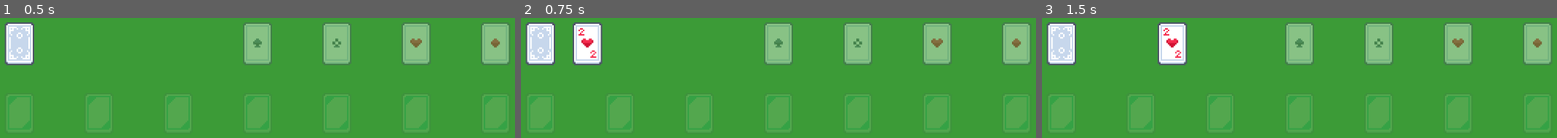
Above: before the commit, frames 1-3 (left to right).
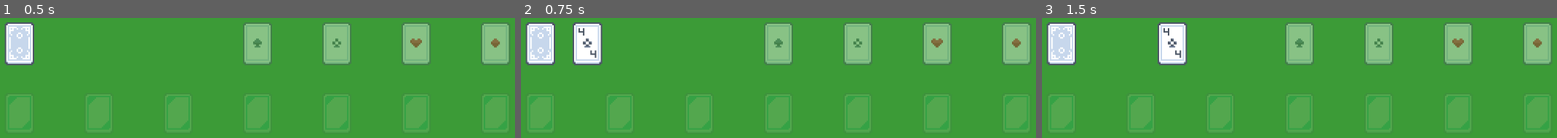
Above: after the commit, the same moments.

Repository: w-dib/Solitaire
Game: Godot game, scene res://scenes/world.tscn
Same seed, same stepped clock (60 frames per second), same inputs: the game is played once before the commit and once after it.
Inputs (mouse positions are in pixels of both pictures, inside the frame that each line leads up to):
- Up to frame 1 (0.5 s): no input
- Up to frame 2 (0.75 s): tap Enter at 0.5 s; drag from (541, 43) to (778, 43) at 0.52 s
- Up to frame 3 (1.5 s): tap Space at 1.25 s; drag from (1108, 43) to (1299, 43) at 1.27 s

Frame 1 is identical in both runs. In frame 2, 0.3% of the frame differs, in the area x 11-15%, y 8-34%; in frame 3, 0.3%.

Commit message:
tableau kind of works.

Diff:
--- a/scenes/card.tscn
+++ b/scenes/card.tscn
@@ -8,7 +8,7 @@
 size = Vector2(20, 28)
 
 [node name="Card" type="Area2D" groups=["Card"]]
-collision_mask = 6
+collision_mask = 7
 script = ExtResource("1_6u4wf")
 metadata/_edit_group_ = true
 
--- a/scenes/tableau_pile.tscn
+++ b/scenes/tableau_pile.tscn
@@ -7,7 +7,7 @@
 size = Vector2(20, 28)
 
 [node name="TableauPile" type="Area2D"]
-collision_layer = 2
+collision_layer = 4
 script = ExtResource("1_hultt")
 
 [node name="Sprite2D" type="Sprite2D" parent="."]
--- a/scenes/world.tscn
+++ b/scenes/world.tscn
@@ -9,6 +9,7 @@
 [ext_resource type="Texture2D" uid="uid://bv6duwltksr8k" path="res://assets/images/kenney-playing-cards-pack/card_hearts_suit.png" id="7_e3hyu"]
 [ext_resource type="Texture2D" uid="uid://dn2e1wvw78mic" path="res://assets/images/kenney-playing-cards-pack/card_diamonds_suit.png" id="8_q5onr"]
 [ext_resource type="PackedScene" uid="uid://c7u2023nyf0po" path="res://scenes/tableau_pile.tscn" id="9_7r4gi"]
+[ext_resource type="Script" path="res://scripts/tableau.gd" id="9_w7kh3"]
 
 [sub_resource type="RectangleShape2D" id="RectangleShape2D_jhx03"]
 size = Vector2(20, 28)
@@ -109,27 +110,34 @@
 unique_name_in_owner = true
 position = Vector2(32, 0)
 
-[node name="TableauPiles" type="Node2D" parent="."]
+[node name="Tableau" type="Node2D" parent="."]
+script = ExtResource("9_w7kh3")
 
-[node name="TableauPile" parent="TableauPiles" groups=["Tableau"] instance=ExtResource("9_7r4gi")]
+[node name="TableauPile" parent="Tableau" groups=["Tableau"] instance=ExtResource("9_7r4gi")]
 position = Vector2(36, 72)
 
-[node name="TableauPile2" parent="TableauPiles" groups=["Tableau"] instance=ExtResource("9_7r4gi")]
+[node name="TableauPile2" parent="Tableau" groups=["Tableau"] instance=ExtResource("9_7r4gi")]
 position = Vector2(90, 72)
+pile = 1
 
-[node name="TableauPile3" parent="TableauPiles" groups=["Tableau"] instance=ExtResource("9_7r4gi")]
+[node name="TableauPile3" parent="Tableau" groups=["Tableau"] instance=ExtResource("9_7r4gi")]
 position = Vector2(144, 72)
+pile = 2
 
-[node name="TableauPile4" parent="TableauPiles" groups=["Tableau"] instance=ExtResource("9_7r4gi")]
+[node name="TableauPile4" parent="Tableau" groups=["Tableau"] instance=ExtResource("9_7r4gi")]
 position = Vector2(198, 72)
+pile = 3
 
-[node name="TableauPile5" parent="TableauPiles" groups=["Tableau"] instance=ExtResource("9_7r4gi")]
+[node name="TableauPile5" parent="Tableau" groups=["Tableau"] instance=ExtResource("9_7r4gi")]
 position = Vector2(252, 72)
+pile = 4
 
-[node name="TableauPile6" parent="TableauPiles" groups=["Tableau"] instance=ExtResource("9_7r4gi")]
+[node name="TableauPile6" parent="Tableau" groups=["Tableau"] instance=ExtResource("9_7r4gi")]
 position = Vector2(306, 72)
+pile = 5
 
-[node name="TableauPile7" parent="TableauPiles" groups=["Tableau"] instance=ExtResource("9_7r4gi")]
+[node name="TableauPile7" parent="Tableau" groups=["Tableau"] instance=ExtResource("9_7r4gi")]
 position = Vector2(360, 72)
+pile = 6
 
 [connection signal="input_event" from="DrawPile" to="DrawPile" method="_on_input_event"]
--- a/scripts/board_state.gd
+++ b/scripts/board_state.gd
@@ -36,7 +36,7 @@
 	#"card_diamonds_02", "card_diamonds_03", "card_diamonds_04", "card_diamonds_05", "card_diamonds_06",
 	#"card_diamonds_07", "card_diamonds_08", "card_diamonds_09", "card_diamonds_10", "card_diamonds_J", "card_diamonds_Q", "card_diamonds_K",
 	#"card_clubs_A",
-	 #"card_clubs_02", "card_clubs_03", "card_clubs_04", "card_clubs_05", "card_clubs_06", "card_clubs_07",
+	 "card_clubs_02", "card_clubs_03", "card_clubs_04", "card_clubs_05", "card_clubs_06", "card_clubs_07",
 	#"card_clubs_08", "card_clubs_09", "card_clubs_10", "card_clubs_J", "card_clubs_Q", "card_clubs_K",
 	#"card_spades_A",
 	#"card_spades_02", "card_spades_03", "card_spades_04", "card_spades_05", "card_spades_06",
--- a/scripts/card.gd
+++ b/scripts/card.gd
@@ -113,9 +113,9 @@
 				valid_drop = true
 				entered_foundation.emit(self, collider)
 
-			#if collider.is_in_group("Tableau"):
-				#valid_drop = true
-				#entered_tableau.emit(self, collider)
+			if collider.is_in_group("Tableau"):
+				valid_drop = true
+				entered_tableau.emit(self, collider)
 	if not valid_drop:
 		global_position = initial_position
 		initial_position = Vector2.ZERO
--- a/scripts/foundation.gd
+++ b/scripts/foundation.gd
@@ -47,11 +47,11 @@
 		# WARNING WARNING WARNING WARNING
 
 		# Update foundation array and remove card from previous pile
-		_move_card_to_foundation(card, foundation_index)
+		_move_card_to_foundation_array(card, foundation_index)
 
 		# Snap the card to the foundation
 		card.global_position = global_position
-		card.initial_position = global_position
+		card.initial_position = card.global_position
 		card.valid_drop = false
 		print("Card added to foundation:", card.name)
 
@@ -59,7 +59,7 @@
 	card.global_position = card.initial_position
 	card.initial_position = Vector2.ZERO
 
-func _move_card_to_foundation(card: Card, foundation_index: int) -> void:
+func _move_card_to_foundation_array(card: Card, foundation_index: int) -> void:
 	# Find the pile the card came from
 	var previous_pile := BoardState.find_pile(card)
 	if previous_pile != "":
--- /dev/null
+++ b/scripts/tableau.gd
@@ -0,0 +1 @@
+extends Node2D
--- a/scripts/tableau_pile.gd
+++ b/scripts/tableau_pile.gd
@@ -1,3 +1,76 @@
 extends Area2D
 
-class_name PileRoot
+enum TableauPile {TableauPile, TableauPile2, TableauPile3, TableauPile4, TableauPile5, TableauPile6, TableauPile7}
+@export var pile: TableauPile
+
+# Vertical spacing between cards
+const CARD_VERTICAL_SPACING: int = 5
+
+func _ready() -> void:
+	# Connect signals for cards entering this tableau pile
+	var card_nodes := get_tree().get_nodes_in_group("Card")
+	for card_node: Card in card_nodes:
+		card_node.entered_tableau.connect(_on_entered_tableau_pile)
+
+func _on_entered_tableau_pile(card: Card, tableau: Area2D) -> void:
+	# Only process if this tableau pile is the one receiving the card
+	if tableau == self:
+		var tableau_index := int(pile)
+		var tableau_stack: Array = BoardState.tableau_piles[tableau_index]
+
+		for existing_card in tableau_stack:
+			if existing_card == card:
+				print("Card already in tableau:", card.name)
+				return
+
+		if tableau_stack.size() == 0:
+			add_card_to_pile(card, tableau_stack)
+			_move_card_to_tableau_array(card, tableau_index)
+
+		elif check_if_can_add(card, tableau_stack):
+			add_card_to_pile(card, tableau_stack)
+			_move_card_to_tableau_array(card, tableau_index)
+
+		else:
+			_reset_card_position(card)
+
+func check_if_can_add(card: Card, tableau_stack: Array) -> bool:
+	print(card.color)
+	print(tableau_stack.back().color)
+	if card.color != tableau_stack.back().color:
+		print("different color")
+		return true
+	else:
+		print("same color")
+		return false
+
+func add_card_to_pile(card: Card, tableau_stack: Array) -> void:
+	card.global_position = global_position + Vector2(0, tableau_stack.size() * CARD_VERTICAL_SPACING)
+	card.initial_position = card.global_position
+	card.valid_drop = false
+	print("Card " + card.name + " added to tableau: " + self.name)
+
+func _reset_card_position(card: Card) -> void:
+	card.global_position = card.initial_position
+	card.initial_position = Vector2.ZERO
+
+func _move_card_to_tableau_array(card: Card, tableau_index: int) -> void:
+	# Find the pile the card came from
+	var previous_pile := BoardState.find_pile(card)
+	if previous_pile != "":
+		match previous_pile:
+			"stock_pile":
+				BoardState.stock_pile.erase(card)
+			"draw_pile":
+				BoardState.draw_pile.erase(card)
+			"tableau_0", "tableau_1", "tableau_2", "tableau_3", "tableau_4", "tableau_5", "tableau_6":
+				var other_tableau_index := previous_pile.get_slice("_", 1).to_int()
+				print(str(card) + " just exited " + str(other_tableau_index))
+				BoardState.tableau_piles[tableau_index].erase(card)
+			"foundation_0", "foundation_1", "foundation_2", "foundation_3":
+				var foundation_index := previous_pile.get_slice("_", 1).to_int()
+				BoardState.foundations[foundation_index].erase(card)
+
+	# Add the card to the tableau array
+	BoardState.tableau_piles[tableau_index].append(card)
+	card.z_index = BoardState.tableau_piles[tableau_index].size()
Not shown: 1 places in scenes/world.tscn that only renumber resources
Not shown, added: scripts/tableau.gd.uid
